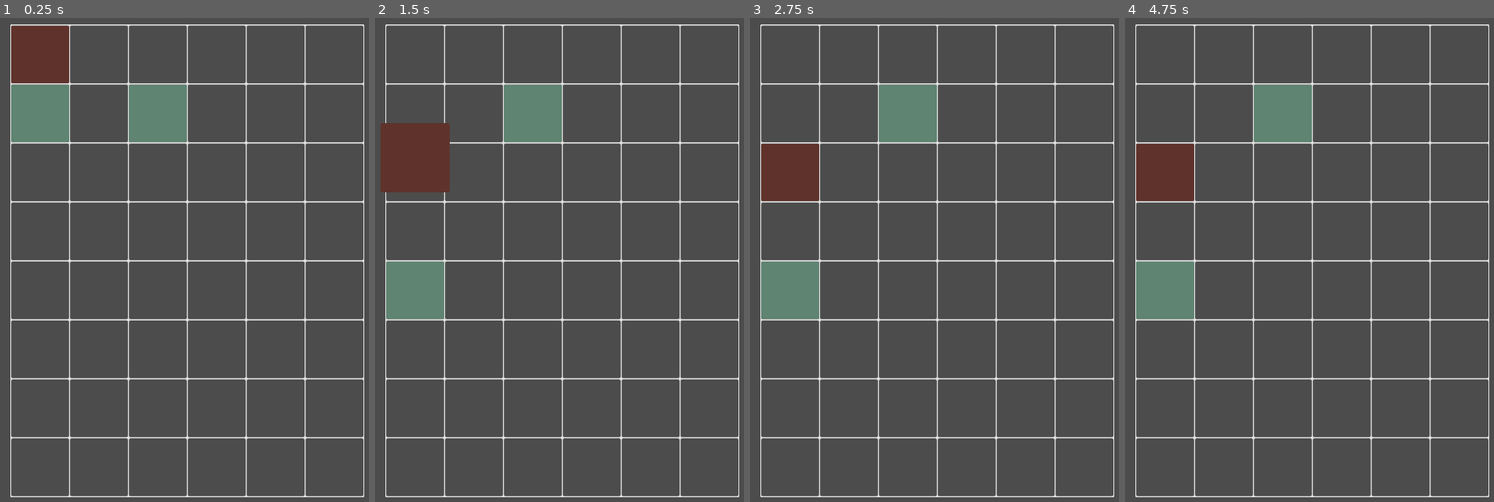
Above: before the commit, frames 1-4 (left to right).
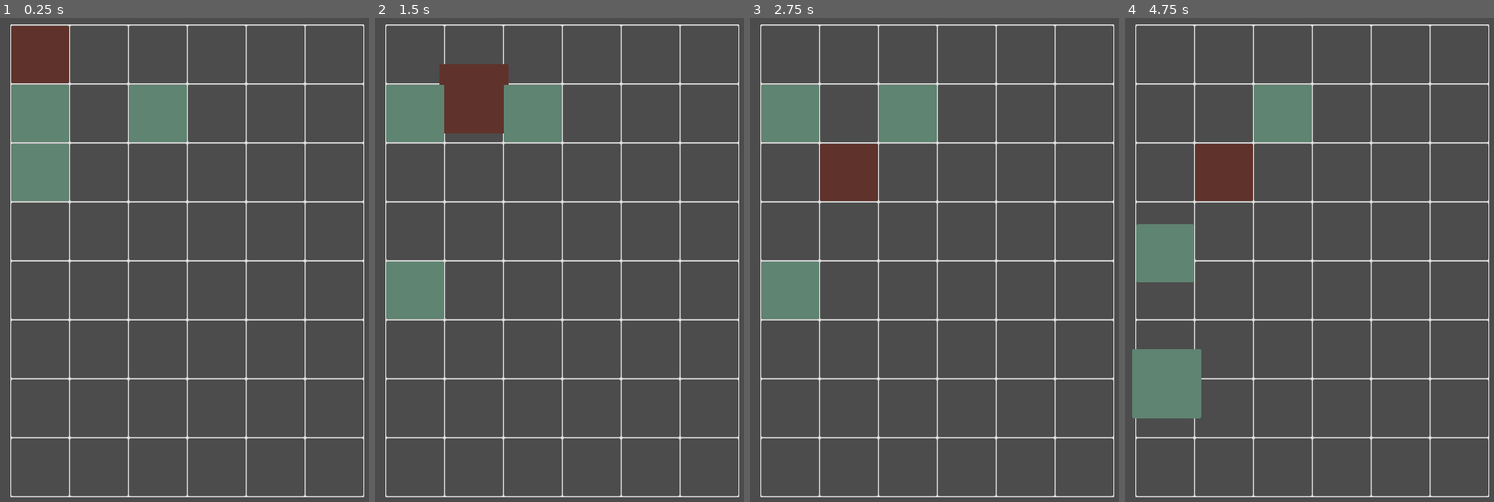
Above: after the commit, the same moments.

Repository: ax9880/genso-battle
Game: Godot game, scene res://Main.tscn
Same seed, same stepped clock (60 frames per second), same inputs: the game is played once before the commit and once after it.
Inputs (mouse positions are in pixels of both pictures, inside the frame that each line leads up to):
- Up to frame 1 (0.25 s): no input
- Up to frame 2 (1.5 s): tap Enter at 0.5 s; drag from (415, 114) to (415, 289) at 0.52 s; drag from (533, 114) to (415, 56) at 1.27 s
- Up to frame 3 (2.75 s): move the mouse to (982, 61) at 2.02 s; click (982, 61) at 2.17 s
- Up to frame 4 (4.75 s): tap Space (ui_select) at 2.75, 3.77, 4.25 s; drag from (1294, 327) to (1165, 114) at 2.77 s; tap Enter at 3.5 s; move the mouse to (1442, 298) at 3.52 s; click (1442, 298) at 3.67 s; drag from (1187, 105) to (1165, 410) at 4.27 s

The runs differ from the first frame. In frame 1, 1.9% of the frame differs, in the area x 3-19%, y 25-38%; in frame 2, 6.3%; in frame 3, 5.6%; in frame 4, 8.8%, in the area x 1-35%, y 25-83%.
Error before the commit: Trying to assign value of type 'Nil' to a variable of type 'Array'. (res://Grid.gd:521)

Commit message:
Added chain detection for pincers

Diff:
--- a/Grid.gd
+++ b/Grid.gd
@@ -29,7 +29,7 @@
 
 var enemy_queue := []
 
-# List<List<CellArea2D>>
+# Array<Array<Unit>>
 # Where each list consists of start unit + ... pincered units ... + end unit
 var pincer_queue := []
 
@@ -336,12 +336,8 @@
 	var is_pincer = false
 
 	if corner.unit != null and not corner.unit.is_in_group(group):
-		pincer.push_back(corner.unit)
-
 		for neighbor in neighbors:
 			if neighbor.unit != null and neighbor.unit.is_in_group(group):
-				pincer.push_back(neighbor.unit)
-
 				# This _will_ set the flag to true prematurely, before the other
 				# neighbor is evaluated, but that's why the flag is set to false
 				# in the other branch
@@ -352,6 +348,11 @@
 				break
 
 	if is_pincer:
+		pincer.push_back(neighbors.front().unit)
+		pincer.push_back(corner.unit)
+		pincer.push_back(neighbors.back().unit)
+
+	if is_pincer:
 		return pincer
 	else:
 		return []
@@ -518,15 +519,61 @@
 
 
 func _attack() -> void:
-	var pincer: Array = pincer_queue.pop_front()
+	var pincer = pincer_queue.pop_front()
 
 	if pincer != null:
 		#_evaluate_pincer()
-		pass
+		_find_chains(pincer, PLAYER_GROUP)
 	else:
 		# finish turn
 		# but whose turn?
 		pass
+
+
+func _find_chains(pincer: Array, group: String) -> void:
+	var start_cell: CellArea2D = _get_cell_from_position(pincer.front().position)
+	var end_cell: CellArea2D = _get_cell_from_position(pincer.back().position)
+
+	# Dict<int (chain level), Array<CellArea2D>>
+	# It could be a list instead of a dictionary
+	var chains: Dictionary = {}
+
+	_find_chain(start_cell, CellArea2D.DIRECTION.RIGHT, chains, group)
+	_find_chain(start_cell, CellArea2D.DIRECTION.LEFT, chains, group)
+	_find_chain(start_cell, CellArea2D.DIRECTION.UP, chains, group)
+	_find_chain(start_cell, CellArea2D.DIRECTION.DOWN, chains, group)
+
+	_find_chain(end_cell, CellArea2D.DIRECTION.RIGHT, chains, group)
+	_find_chain(end_cell, CellArea2D.DIRECTION.LEFT, chains, group)
+	_find_chain(end_cell, CellArea2D.DIRECTION.UP, chains, group)
+	_find_chain(end_cell, CellArea2D.DIRECTION.DOWN, chains, group)
+
+	print(chains)
+
+
+func _find_chain(start_cell: CellArea2D, direction: int, chains: Dictionary, group: String) -> void:
+	var neighbor = start_cell.get_neighbor(direction)
+
+	var chain_level: int = 0
+
+	while(neighbor != null):
+		var chained_unit: Unit = neighbor.unit
+
+		if chained_unit != null:
+			if chained_unit.is_in_group(group):
+				if not chains.has(chain_level):
+					chains[chain_level] = []
+
+				var chain: Array = chains[chain_level]
+
+				if chain.find(chained_unit) == -1:
+					chain_level += 1
+
+					chain.push_back(chained_unit)
+			else:
+				break
+
+		neighbor = neighbor.get_neighbor(direction)
 
 
 ## Grid utils
--- a/Main.tscn
+++ b/Main.tscn
@@ -105,3 +105,6 @@
 
 [node name="Unit2" parent="Grid/Units" instance=ExtResource( 2 )]
 position = Vector2( 248, 152 )
+
+[node name="Unit3" parent="Grid/Units" instance=ExtResource( 2 )]
+position = Vector2( 56, 256 )
